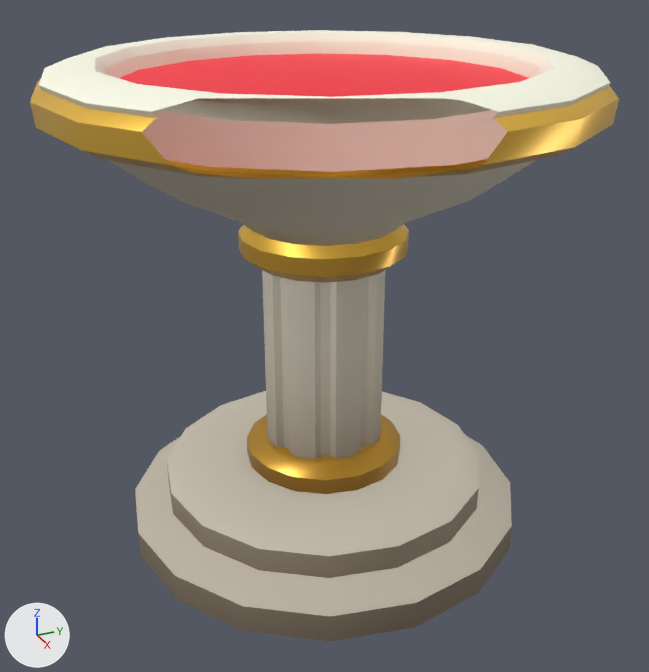
A saved change to the glTF model asset-studio/catalogs/items/fountains/fountain_chalice_health/fountain_chalice_health.glb.
Both versions are drawn from a 50 mm camera at (1.844, -0.827, 1.43) aimed at (0.027, -0.01, 0.522). The axes (+X, +Y, +Z) are drawn at lower left. The lights are the same throughout. The picture after the commit comes second. Everything nearer to the camera than a plane just in front of the edit is cut away. Vertices at exactly the same position are counted once.

Names of what the first picture shows: 'Item'.
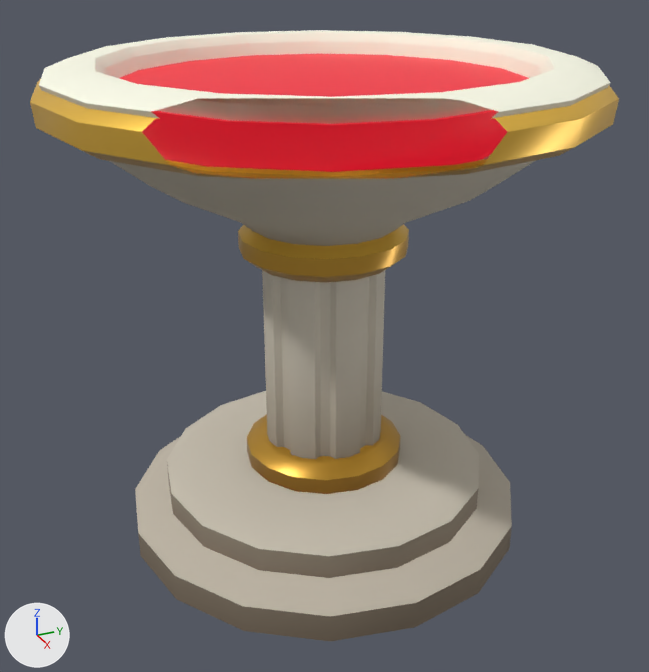
Scene script edits in JSON lines:
```json
{"block": "me_fountain_chalice_health", "where": "# used by ob_item; location = (0.0, 0.0, 0.0)"}
{"block": "me_fountain_chalice_health", "where": "# verts and faces of me_fountain_chalice_health; kept vertices keep their numbers, new ones are numbered from 530"}
{"block": "me_fountain_chalice_health", "where": "# before: 30 (0.0, 0.36, 0.18) at pixel (442, 421), 35 (0.0, 0.2, 0.18), 69 (0.138, 0.333, 0.18) at pixel (460, 448), 75 (0.077, 0.185, 0.18) at pixel (400, 449)"}
{"op": "remove", "block": "me_fountain_chalice_health", "code": "me_fountain_chalice_health.from_pydata(...)  # 530 vertices, 1056 faces; spans x -0.62..0.62, y -0.62..0.62, z 0.0..1.17"}
{"op": "add", "block": "me_fountain_chalice_health", "code": "me_fountain_chalice_health.from_pydata(...)  # 578 vertices, 1152 faces; spans x -0.62..0.62, y -0.62..0.62, z 0.0..1.17"}
{"block": "me_fountain_chalice_health", "change": "me_fountain_chalice_health part 1"}
{"op": "add", "block": "me_fountain_chalice_health", "code": "delete_faces([(30, 35, 69), (35, 75, 69)])"}
{"op": "add", "block": "me_fountain_chalice_health", "code": "faces += [(30, 35, 75), (30, 75, 69)]  # mat_fountain_chalice_health_0 (picture img_surface_palette)"}
{"block": "me_fountain_chalice_health", "change": "me_fountain_chalice_health part 2"}
{"block": "me_fountain_chalice_health", "change": "1 vertex is removed from x 0.0, y 0.0, z 1.12"}
{"block": "me_fountain_chalice_health", "change": "208 faces are deleted"}
{"block": "me_fountain_chalice_health", "change": "49 vertices are added at x -0.44..0.44, y -0.44..0.44, z 0.95..1.05"}
{"block": "me_fountain_chalice_health", "change": "208 new faces join them, mat_fountain_chalice_health_0 (picture img_surface_palette)"}
{"block": "me_fountain_chalice_health", "change": "96 new faces join them, mat_fountain_chalice_health_1 (picture img_surface_palette)"}
{"block": "me_fountain_chalice_health", "change": "other edits to the shape of me_fountain_chalice_health do not show in these pictures"}
{"op": "remove", "block": "me_fountain_chalice_health", "code": "me_fountain_chalice_health.materials.append(mat_fountain_chalice_health_2)"}
{"op": "add", "block": "me_liquid", "code": ["me_liquid = bpy.data.meshes.new('Liquid')", "me_liquid.from_pydata(...)  # 66 vertices, 128 faces; spans x -0.475..0.475, y -0.475..0.475, z 0.945..1.12", "me_liquid.materials.append(mat_fountain_chalice_health_2)"]}
{"op": "add", "block": "ob_liquid", "code": ["ob_liquid = bpy.data.objects.new('Liquid', me_liquid)", "ob_liquid.location = (0.0, 0.0, 0.0)"]}
```

Boxes (x1, y1, x2, y2) around the edits, measured in the pictures (649 x 672 px; the box of a moved part takes in the faces that stretch with it):
```json
{"object": "Liquid", "change": "added", "after": [119, 53, 529, 172], "on screen": "red"}
{"part": 1, "of": "me_fountain_chalice_health", "change": "moved or reshaped", "before": [399, 422, 460, 449], "after": [399, 422, 460, 449]}
{"part": 2, "of": "me_fountain_chalice_health", "change": "moved or reshaped", "before": [39, 53, 610, 259], "after": [39, 83, 610, 259]}
```
